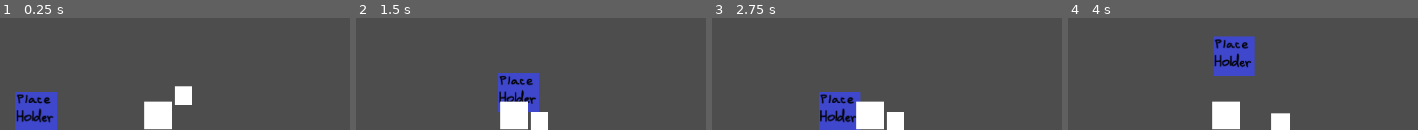
Above: before the commit, frames 1-4 (left to right).
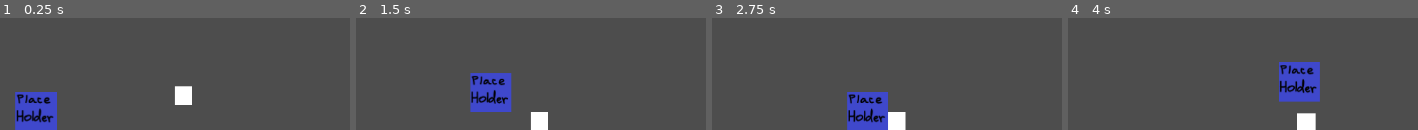
Above: after the commit, the same moments.

Repository: userbooi/2d_platformer
Game: Godot game, scene res://main_game.tscn
Two runs of this game, one before a commit and one after it. Both use one fixed random seed, a clock stepped at 60 frames per second and the inputs below.
Inputs:
- Up to frame 1 (0.25 s): no input
- Up to frame 2 (1.5 s): hold Right (move_right) 0.53-1.28 s; tap Space (jump) at 0.77 s; hold Left (move_left) from 1.28 s (still down)
- Up to frame 3 (2.75 s): tap Space (jump) at 1.52 s; release Left (move_left) at 2.03 s; hold Right (move_right) from 2.03 s (still down)
- Up to frame 4 (4 s): tap Space (jump) at 3.02, 3.77 s; release Right (move_right) at 3.53 s; hold Left (move_left) from 3.53 s (still down)

The runs differ from the first frame. In frame 1, 2.1% of the frame differs, in the area x 41-50%, y 74-100%; in frame 2, 7.5%; in frame 3, 6.2%; in frame 4, 12%, in the area x 41-72%, y 16-100%.

Commit message:
finalizing player movement

Diff:
--- a/main_game.tscn
+++ b/main_game.tscn
@@ -11,11 +11,6 @@
 
 [sub_resource type="RectangleShape2D" id="RectangleShape2D_al0ug"]
 size = Vector2(25, 27)
-
-[sub_resource type="RectangleShape2D" id="RectangleShape2D_bvo5b"]
-size = Vector2(40, 40)
-
-[sub_resource type="TileSet" id="TileSet_0i3gf"]
 
 [node name="MainGame" type="Node2D"]
 script = ExtResource("1_qkinc")
@@ -51,25 +46,10 @@
 position = Vector2(-0.5, 0.5)
 shape = SubResource("RectangleShape2D_al0ug")
 
-[node name="Area2D" type="Area2D" parent="."]
-position = Vector2(229, 627)
-metadata/_edit_group_ = true
-
-[node name="ColorRect" type="ColorRect" parent="Area2D"]
-offset_left = -21.0
-offset_top = -20.0
-offset_right = 19.0
-offset_bottom = 20.0
-
-[node name="CollisionShape2D" type="CollisionShape2D" parent="Area2D"]
-position = Vector2(-1, 0)
-shape = SubResource("RectangleShape2D_bvo5b")
-
 [node name="Marker2D" type="Marker2D" parent="."]
 position = Vector2(52, 646)
 
 [node name="TileMap" type="TileMap" parent="."]
-tile_set = SubResource("TileSet_0i3gf")
 format = 2
 layer_0/name = "background"
 layer_1/name = "foreground"
--- a/player.gd
+++ b/player.gd
@@ -4,6 +4,8 @@
 @export var air_speed = 100
 @export var jump_force = 600
 var jumping = false
+var able_right = true
+var able_left = true
 
 # Called when the node enters the scene tree for the first time.
 func _ready():
@@ -26,6 +28,14 @@
 		if state.get_contact_local_normal(x) == Vector2(0, -1):
 			#print("floor")
 			jumping = false
+			if !able_right:
+				able_right = true
+			if !able_left:
+				able_left = true
+		if state.get_contact_local_normal(x) == Vector2(-1, 0):
+			able_right = false
+		if state.get_contact_local_normal(x) == Vector2(1, 0):
+			able_left = false
 
 	if Input.is_action_pressed("jump") and !jumping:
 		velocity.y -= jump_force * step * 20
@@ -37,9 +47,13 @@
 		elif Input.is_action_pressed("move_left") and velocity.x > -200:
 			velocity.x -= ground_speed * step * 10
 	else:
-		if Input.is_action_pressed("move_right") and velocity.x < 200:
+		if Input.is_action_pressed("move_right") and able_right and velocity.x < 200:
+			if velocity.x < 0:
+				velocity.x = 0
 			velocity.x += air_speed * step * 10
-		elif Input.is_action_pressed("move_left") and velocity.x > -200:
+		elif Input.is_action_pressed("move_left") and able_left and velocity.x > -200:
+			if velocity.x > 0:
+				velocity.x = 0
 			velocity.x -= air_speed * step * 10
 
 	state.set_linear_velocity(velocity)
Not shown: 1 places in main_game.tscn that only renumber resources
Not shown, added: Tilesheet/Thumbs.db
